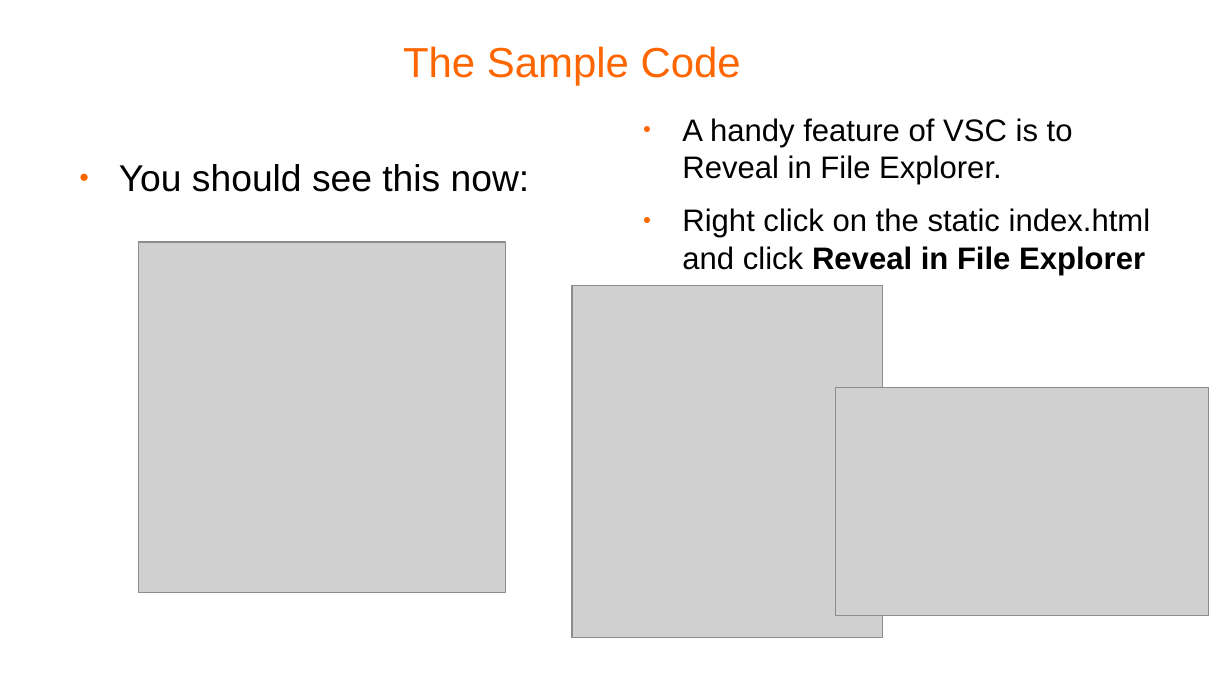
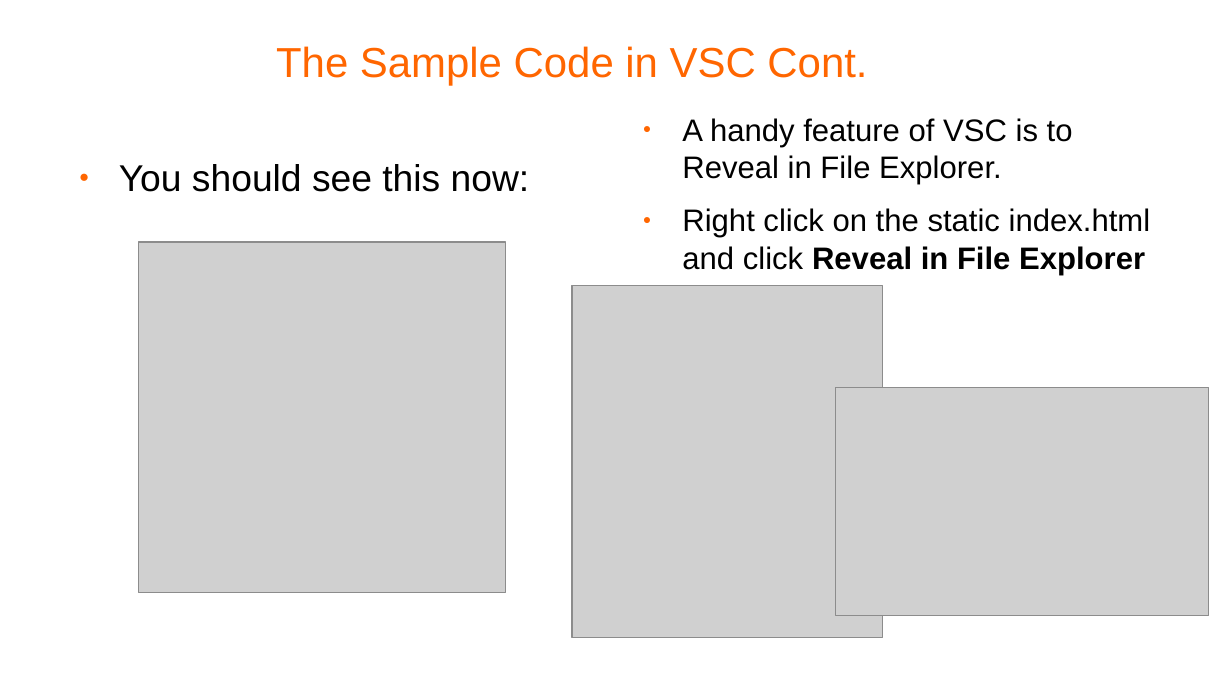
Before and after one commit to pellcorp/coding, a slide deck: slide 19 of docs/windows fundamentals.odp. Drawn at 1232x693 pixels with LibreOffice and Linux fonts; fonts in the diff are those of the drawing; grey boxes stand for pictures; background and template pictures are left out. Boxes give left, top, right and bottom in pixels: in the first picture for what was removed or moved away, otherwise in the second. Text is boxed around its words. In the diff, an @@ line names an element or a change of style, - is before the commit and + after.

```diff
--- a/docs/windows fundamentals.odp
+++ b/docs/windows fundamentals.odp
@@ title at (x1=276, y1=46, x2=867, y2=85): text changed @@
-The Sample Code
+The Sample Code in VSC Cont.
```
Also in this commit, not shown: 2 other slides changed, 1 other file.
